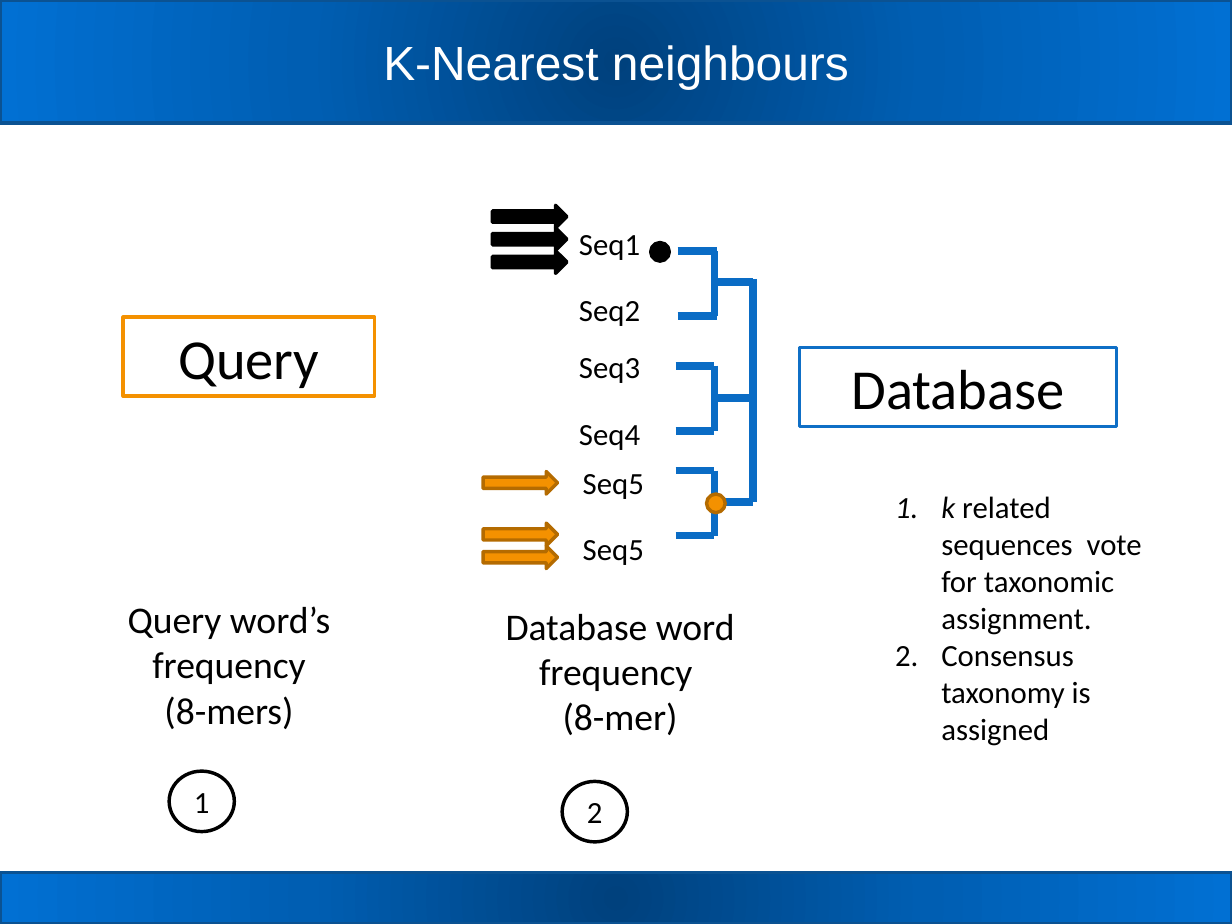
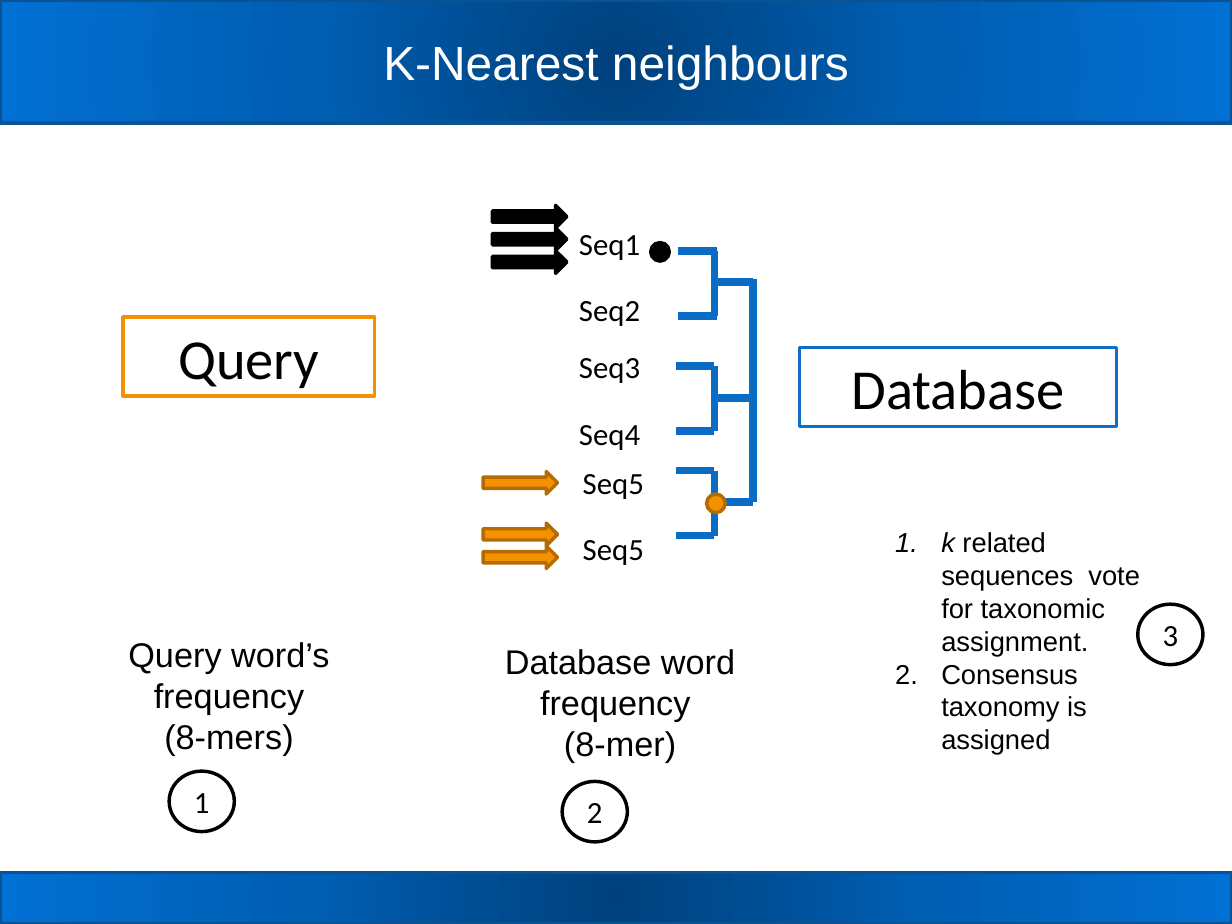
Before and after one commit to carden24/MIC506-Workshop, a slide deck: slide 12 of W2_16S_analysis.pptx. Drawn at 1232x924 pixels with LibreOffice and Linux fonts; fonts in the diff are those of the drawing. Boxes give left, top, right and bottom in pixels: in the first picture for what was removed or moved away, otherwise in the second. Text is boxed around its words. In the diff, an @@ line names an element or a change of style, - is before the commit and + after.

```diff
--- a/W2_16S_analysis.pptx
+++ b/W2_16S_analysis.pptx
@@ text "k related sequences vote for ...": place and size @@
-text "k related sequences vote for ..." at [941, 496, 1142, 746]
+text "k related sequences vote for ..." at [941, 532, 1140, 755]
@@ text "k related sequences vote for ..." at [941, 532, 1140, 755]: size 18 to 16 pt, font Calibri to Arial @@
@@ text "Query word’s frequency" at [128, 642, 329, 756]: size 22 to 20 pt, font Calibri to Arial @@
@@ text "Query word’s frequency": place and size @@
-text "Query word’s frequency" at [128, 606, 330, 729]
+text "Query word’s frequency" at [128, 642, 329, 756]
@@ ellipse added at [1138, 604, 1204, 664], fill #FFFFFF, outline #000000 2 pt, 18 pt, text #000000 @@
+3
@@ text "Database word frequency": place and size @@
-text "Database word frequency" at [506, 614, 735, 735]
+text "Database word frequency" at [505, 649, 735, 762]
@@ text "Database word frequency" at [505, 649, 735, 762]: size 22 to 20 pt, font Calibri to Arial @@
```
Also in this commit, not shown: 17 other slides changed, 2 slides added, 1 slide removed, 1 other file.
